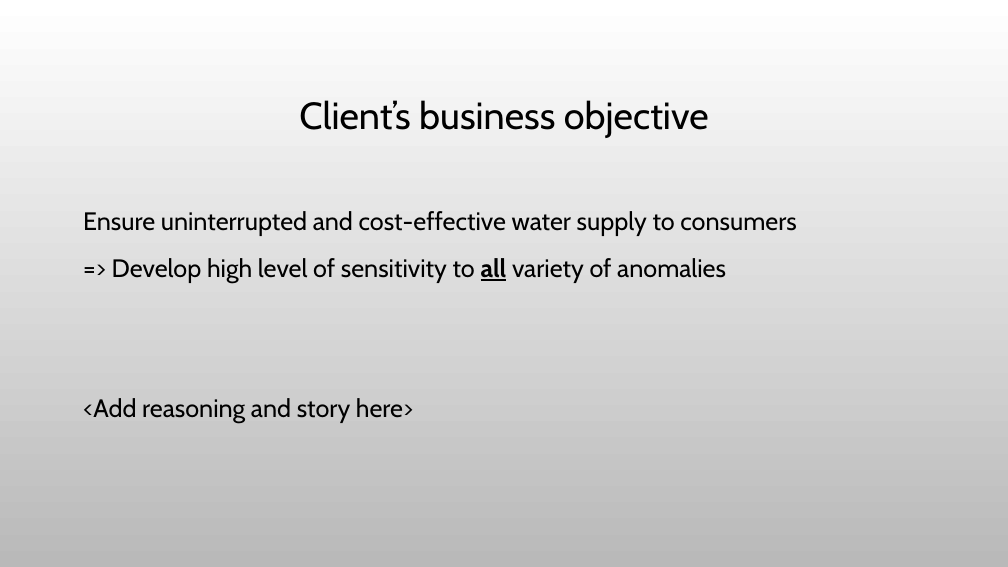
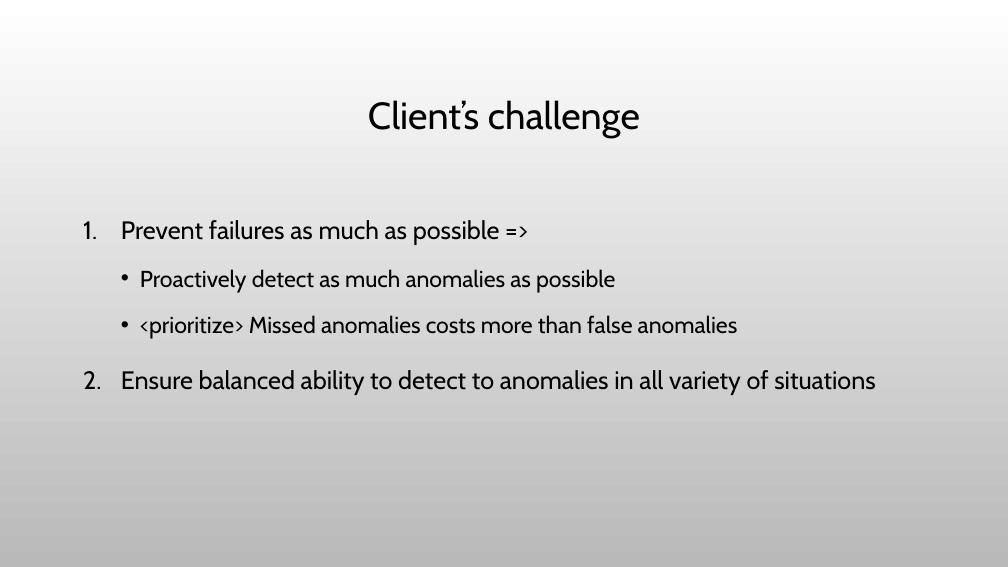
Before and after one commit to stavco9/mlops-final-project, a slide deck: slide 5 of docs/MLOps Final Project.pptx (slide 3 before the commit). Drawn at 1008x567 pixels with LibreOffice and Linux fonts; fonts in the diff are those of the drawing; background and template pictures are left out. Boxes give left, top, right and bottom in pixels: in the first picture for what was removed or moved away, otherwise in the second. Text is boxed around its words. In the diff, an @@ line names an element or a change of style, - is before the commit and + after.

```diff
--- a/docs/MLOps Final Project.pptx
+++ b/docs/MLOps Final Project.pptx
@@ title at box(368, 100, 640, 138): text changed @@
-Client’s business objective
+Client’s challenge
@@ text at box(121, 220, 876, 395): text changed @@
-Ensure uninterrupted and cost-effective water supply to consumers
-=> Develop high level of sensitivity to all variety of anomalies
-<Add reasoning and story here>
+1. Prevent failures as much as possible =>
+  • Proactively detect as much anomalies as possible
+  • <prioritize> Missed anomalies costs more than false anomalies
+2. Ensure balanced ability to detect to anomalies in all variety of situations
```
Also in this commit, not shown: 6 other slides changed, 7 slides added.
